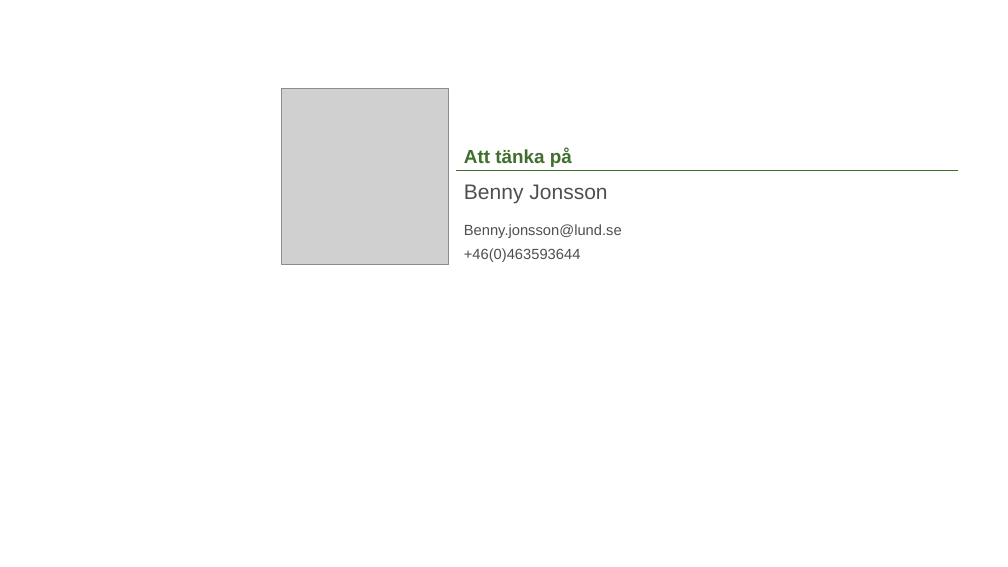
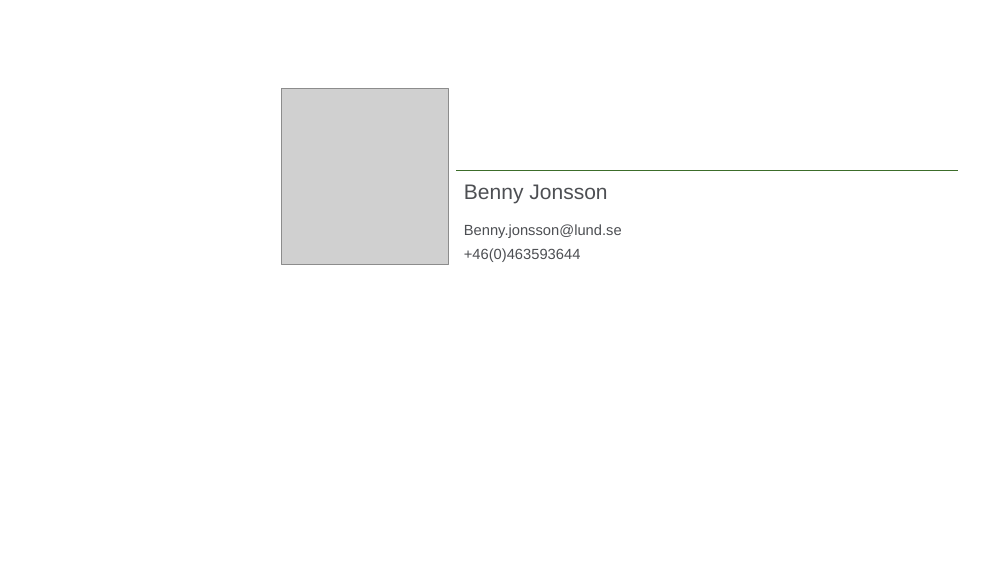
Before and after one commit to lundopendata/relativnarhet, a slide deck: slide 28 of RelativNarhetGeodatasamverkan2018.pptx (slide 25 before the commit). Drawn at 1008x567 pixels with LibreOffice and Linux fonts; fonts in the diff are those of the drawing; grey boxes stand for pictures; background and template pictures are left out. Boxes give left, top, right and bottom in pixels: in the first picture for what was removed or moved away, otherwise in the second. Text is boxed around its words. In the diff, an @@ line names an element or a change of style, - is before the commit and + after.

```diff
--- a/RelativNarhetGeodatasamverkan2018.pptx
+++ b/RelativNarhetGeodatasamverkan2018.pptx
@@ title removed at (464,148,572,167) @@
-Att tänka på
```
Also in this commit, not shown: 10 other slides changed, 3 slides added.
